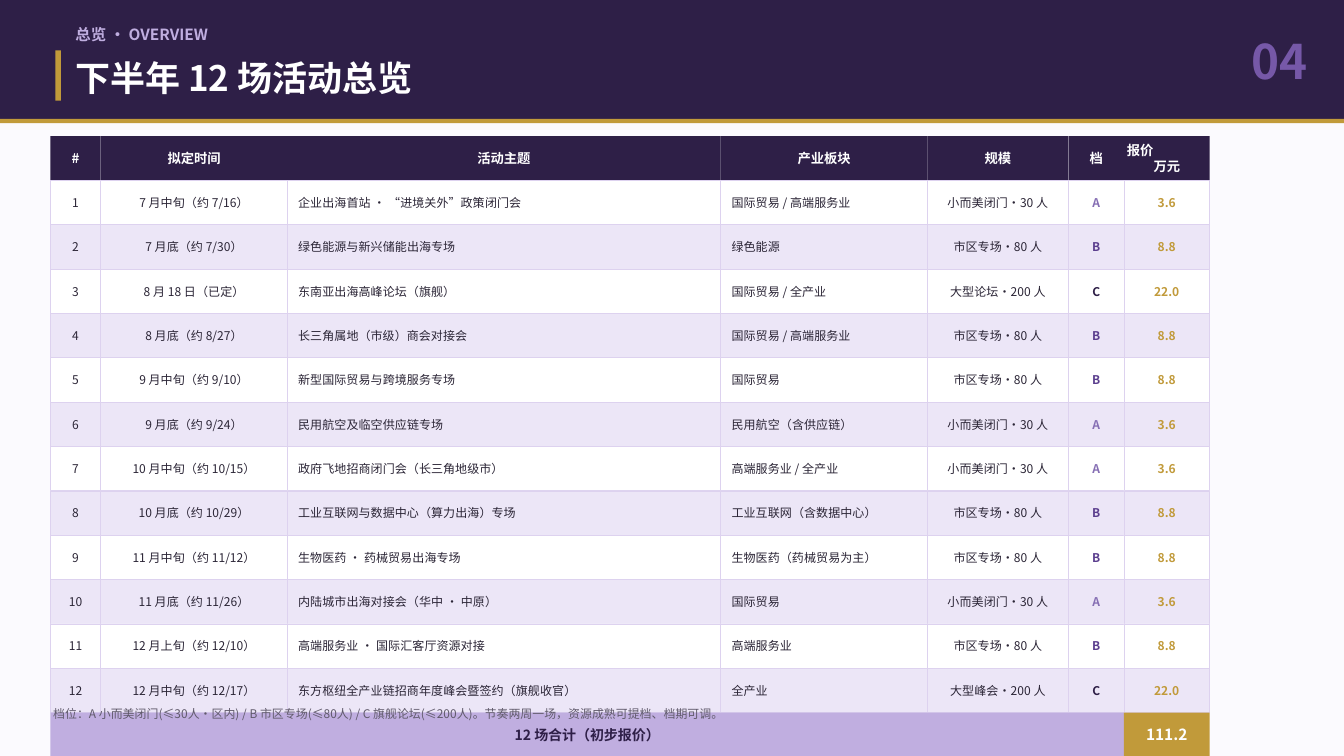
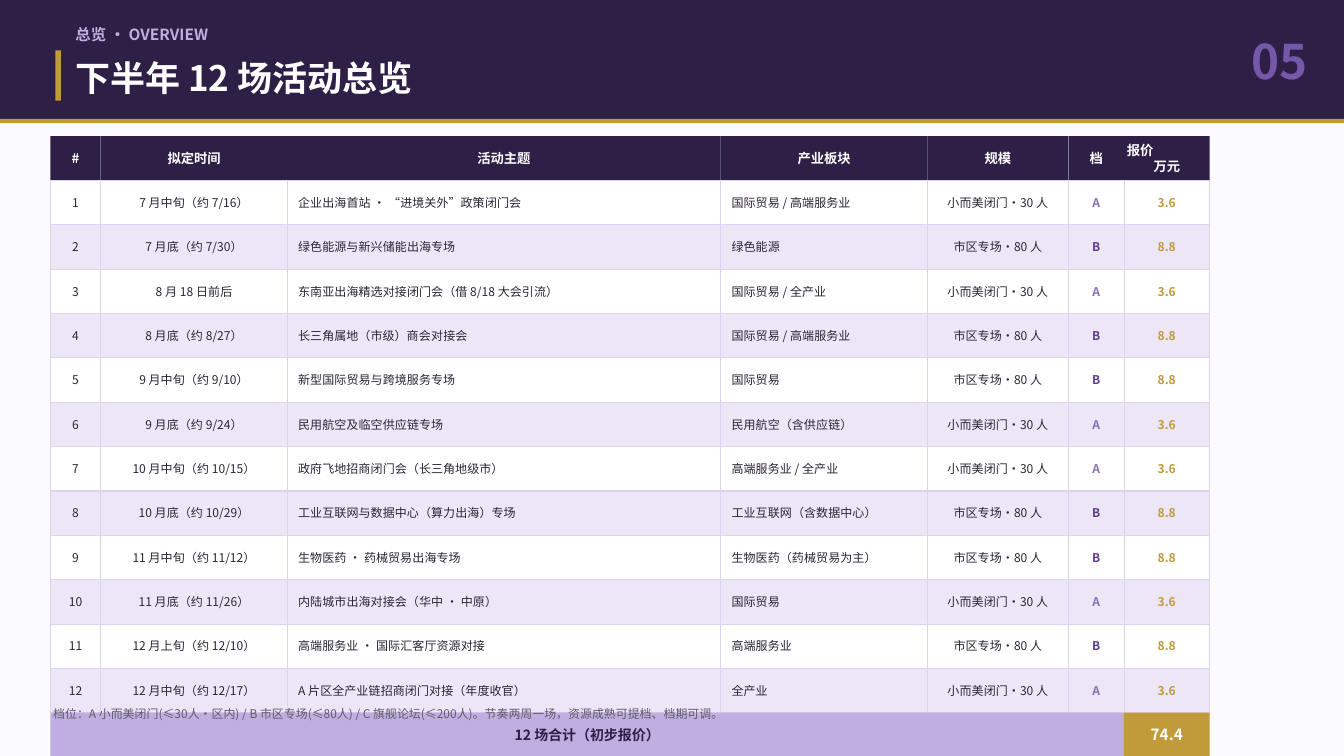
Before and after one commit to hujigang2010-maker/AIDEN, a slide deck: slide 8 of 东方枢纽三方合作计划_汇报PPT.pptx (slide 7 before the commit). Drawn at 1344x756 pixels with LibreOffice and Linux fonts; fonts in the diff are those of the drawing. Boxes give left, top, right and bottom in pixels: in the first picture for what was removed or moved away, otherwise in the second. Text is boxed around its words. In the diff, an @@ line names an element or a change of style, - is before the commit and + after.

```diff
--- a/东方枢纽三方合作计划_汇报PPT.pptx
+++ b/东方枢纽三方合作计划_汇报PPT.pptx
@@ text at (1251,43,1307,80): text changed @@
-04
+05
@@ text at (156,286,232,297): text changed @@
-8 月 18 日（已定）
+8 月 18 日前后
@@ text at (298,286,558,298): text changed @@
-东南亚出海高峰论坛（旗舰）
+东南亚出海精选对接闭门会（借 8/18 大会引流）
@@ text at (947,286,1048,297): text changed @@
-大型论坛·200 人
+小而美闭门·30 人
@@ text at (1092,287,1100,296): text changed; text colour #2E1F47 to #866FB4 @@
-C
+A
@@ text at (1158,287,1176,296): text changed @@
-22.0
+3.6
@@ text at (298,685,526,696): text changed @@
-东方枢纽全产业链招商年度峰会暨签约（旗舰收官）
+A 片区全产业链招商闭门对接（年度收官）
@@ text at (947,685,1048,696): text changed @@
-大型峰会·200 人
+小而美闭门·30 人
@@ text at (1092,686,1100,695): text changed; text colour #2E1F47 to #866FB4 @@
-C
+A
@@ text at (1158,686,1176,695): text changed @@
-22.0
+3.6
@@ text at (1151,728,1183,740): text changed @@
-111.2
+74.4
```
Also in this commit, not shown: 15 other slides changed, 1 slide added, 4 other files.
